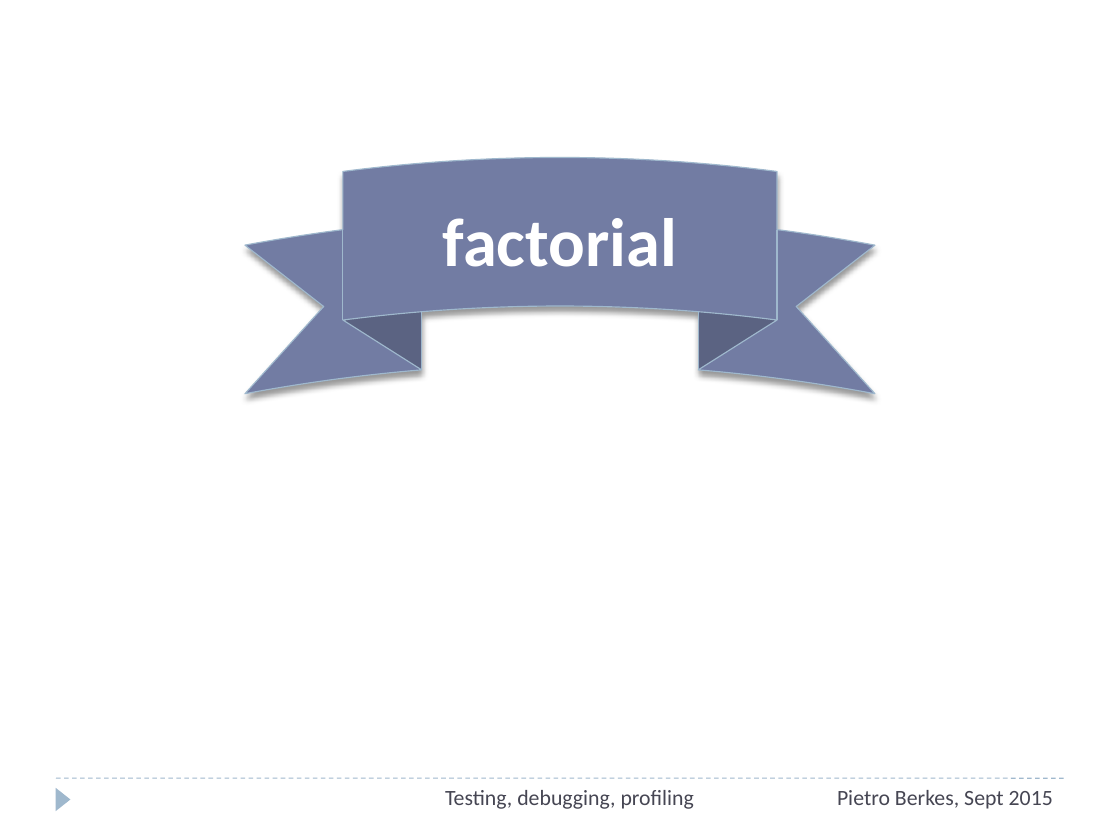
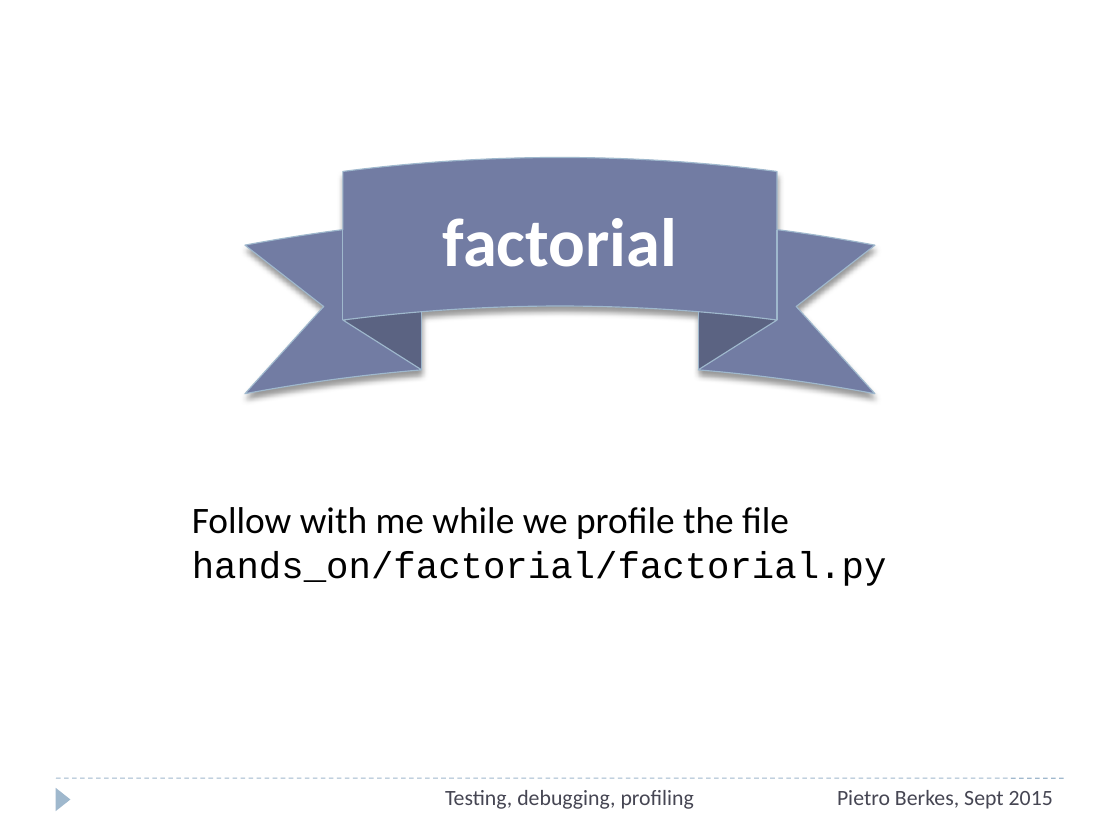
Before and after one commit to ASPP/testing_debugging_profiling, a slide deck: slide 68 of testing-debugging-profiling.pptx (slide 67 before the commit). Drawn at 1120x840 pixels with LibreOffice and Linux fonts; fonts in the diff are those of the drawing. Boxes give left, top, right and bottom in pixels: in the first picture for what was removed or moved away, otherwise in the second. Text is boxed around its words. In the diff, an @@ line names an element or a change of style, - is before the commit and + after.

```diff
--- a/testing-debugging-profiling.pptx
+++ b/testing-debugging-profiling.pptx
@@ text added at bbox=[192, 507, 887, 586], 24 pt, text #000000 @@
+Follow with me while we profile the file
+hands_on/factorial/factorial.py
```
Also in this commit, not shown: 9 other slides changed, 1 slide added, 1 slide removed.
